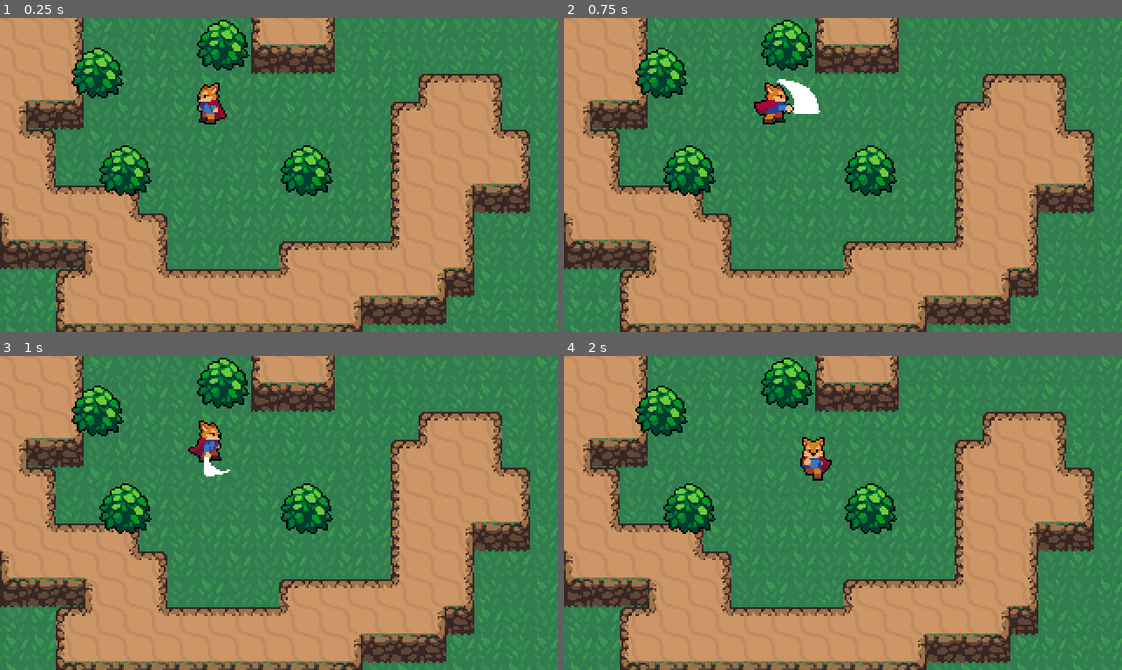
Above: before the commit, frames 1-4 (two rows, left to right).
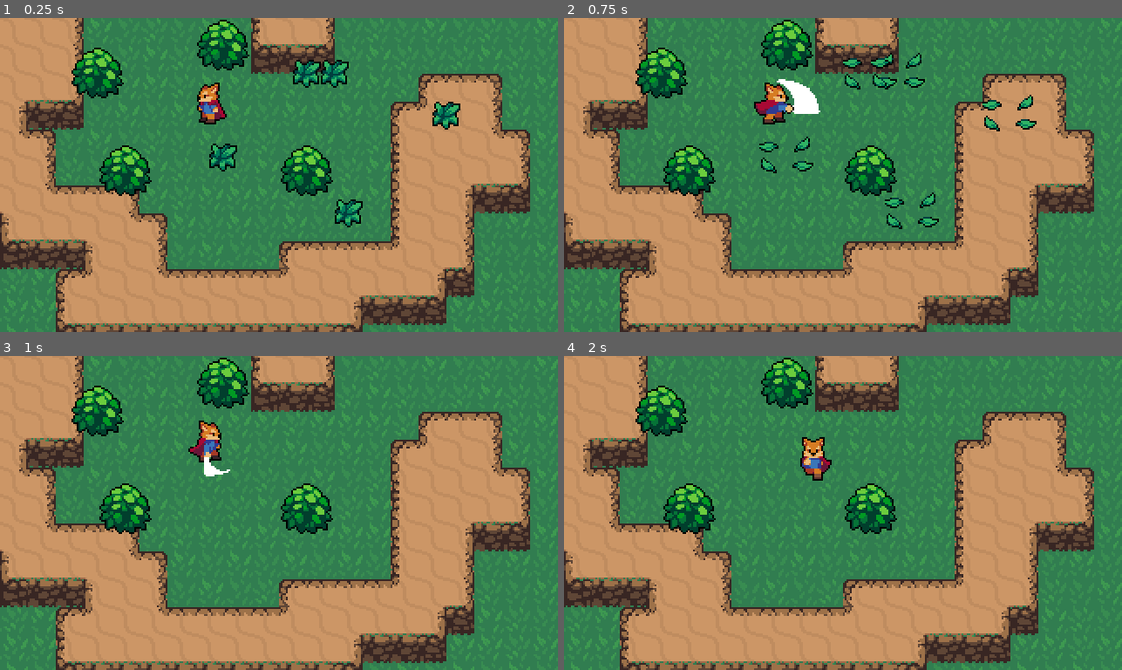
Above: after the commit, the same moments.

Repository: baifengxiao/myRPG
Game: Godot game, scene res://world.tscn
Same seed, same stepped clock (60 frames per second), same inputs: the game is played once before the commit and once after it.
Inputs:
- Up to frame 1 (0.25 s): no input
- Up to frame 2 (0.75 s): tap Enter at 0.5 s; hold Right (ui_right) from 0.53 s (still down); hold J (attack) from 0.53 s (still down)
- Up to frame 3 (1 s): keep holding Right (ui_right); keep holding J (attack)
- Up to frame 4 (2 s): release Right (ui_right) at 1.28 s; release J (attack) at 1.28 s; hold Down (ui_down) from 1.28 s (still down); tap J (attack) at 1.35 s

The runs differ from the first frame. In frame 1, 1.7% of the frame differs, in the area x 37-83%, y 13-67%; in frame 2, 1.6%; in frame 3, nothing differs; in frame 4, nothing differs.

Commit message:
添加草的动画，攻击播放草的摧毁特效

Diff:
--- /dev/null
+++ b/Effects/GrassEffect.gd
@@ -0,0 +1,11 @@
+extends Node2D
+
+@onready var animatedSprite = $AnimatedSprite2D
+
+# Called when the node enters the scene tree for the first time.
+func _ready():
+	animatedSprite.play("animate")
+
+
+func _on_animated_sprite_2d_animation_finished():
+	queue_free()
--- /dev/null
+++ b/Effects/grass_effect.tscn
@@ -0,0 +1,58 @@
+[gd_scene load_steps=9 format=3 uid="uid://crl4lrsv0qlla"]
+
+[ext_resource type="Texture2D" uid="uid://cvqglg0we3g7g" path="res://Effects/GrassEffect.png" id="1_iv813"]
+[ext_resource type="Script" path="res://Effects/GrassEffect.gd" id="2_7q7eh"]
+
+[sub_resource type="AtlasTexture" id="AtlasTexture_g6o6a"]
+atlas = ExtResource("1_iv813")
+region = Rect2(0, 0, 32, 32)
+
+[sub_resource type="AtlasTexture" id="AtlasTexture_37d62"]
+atlas = ExtResource("1_iv813")
+region = Rect2(32, 0, 32, 32)
+
+[sub_resource type="AtlasTexture" id="AtlasTexture_qv53j"]
+atlas = ExtResource("1_iv813")
+region = Rect2(64, 0, 32, 32)
+
+[sub_resource type="AtlasTexture" id="AtlasTexture_ky7wo"]
+atlas = ExtResource("1_iv813")
+region = Rect2(96, 0, 32, 32)
+
+[sub_resource type="AtlasTexture" id="AtlasTexture_twtuq"]
+atlas = ExtResource("1_iv813")
+region = Rect2(128, 0, 32, 32)
+
+[sub_resource type="SpriteFrames" id="SpriteFrames_kfgsp"]
+animations = [{
+"frames": [{
+"duration": 1.0,
+"texture": SubResource("AtlasTexture_g6o6a")
+}, {
+"duration": 1.0,
+"texture": SubResource("AtlasTexture_37d62")
+}, {
+"duration": 1.0,
+"texture": SubResource("AtlasTexture_qv53j")
+}, {
+"duration": 1.0,
+"texture": SubResource("AtlasTexture_ky7wo")
+}, {
+"duration": 1.0,
+"texture": SubResource("AtlasTexture_twtuq")
+}],
+"loop": false,
+"name": &"animate",
+"speed": 15.0
+}]
+
+[node name="GrassEffect" type="Node2D"]
+script = ExtResource("2_7q7eh")
+
+[node name="AnimatedSprite2D" type="AnimatedSprite2D" parent="."]
+sprite_frames = SubResource("SpriteFrames_kfgsp")
+animation = &"animate"
+centered = false
+offset = Vector2(-8, -8)
+
+[connection signal="animation_finished" from="AnimatedSprite2D" to="." method="_on_animated_sprite_2d_animation_finished"]
--- /dev/null
+++ b/World/Grass.gd
@@ -0,0 +1,11 @@
+extends Sprite2D
+
+func _process(delta):
+	if Input.is_action_pressed("attack"):
+
+		var GrassEffect = load("res://Effects/grass_effect.tscn")
+		var grassEffect = GrassEffect.instantiate()
+		var world=get_tree().current_scene
+		world.add_child(grassEffect)
+		grassEffect.global_position=global_position
+		queue_free()
--- /dev/null
+++ b/World/Grass.tscn
@@ -0,0 +1,12 @@
+[gd_scene load_steps=3 format=3 uid="uid://d1okp3hhr80uf"]
+
+[ext_resource type="Texture2D" uid="uid://b1p7ejwe0yynh" path="res://World/Grass.png" id="1_60wht"]
+[ext_resource type="Script" path="res://World/Grass.gd" id="2_me0a8"]
+
+[node name="Sprite2D2" type="Sprite2D"]
+position = Vector2(-88, 72)
+texture = ExtResource("1_60wht")
+centered = false
+offset = Vector2(-8, -8)
+script = ExtResource("2_me0a8")
+metadata/_edit_group_ = true
--- a/world.tscn
+++ b/world.tscn
@@ -1,10 +1,11 @@
-[gd_scene load_steps=10 format=3 uid="uid://bkrx5ab7gx0gk"]
+[gd_scene load_steps=11 format=3 uid="uid://bkrx5ab7gx0gk"]
 
 [ext_resource type="PackedScene" uid="uid://d3j5wmo2kkqq3" path="res://Player/player.tscn" id="2_3ujac"]
 [ext_resource type="PackedScene" uid="uid://c0csebpaqd52p" path="res://World/Bush.tscn" id="2_efjby"]
 [ext_resource type="Texture2D" uid="uid://dcjxb50xowtep" path="res://World/GrassBackground.png" id="3_a3rfa"]
 [ext_resource type="Texture2D" uid="uid://3e5ygakhp17c" path="res://World/DirtTileset.png" id="4_4r07o"]
 [ext_resource type="Texture2D" uid="uid://dkkbq8724hx6e" path="res://World/CliffTileset.png" id="5_iptyg"]
+[ext_resource type="PackedScene" uid="uid://d1okp3hhr80uf" path="res://World/Grass.tscn" id="7_5fha8"]
 
 [sub_resource type="TileSetAtlasSource" id="TileSetAtlasSource_30cwh"]
 texture = ExtResource("4_4r07o")
@@ -2393,7 +2394,7 @@
 position = Vector2(128, 16)
 metadata/_edit_group_ = true
 
-[node name="Sprite2D" type="Sprite2D" parent="."]
+[node name="Background" type="Sprite2D" parent="."]
 texture_repeat = 2
 texture = ExtResource("3_a3rfa")
 centered = false
@@ -2410,3 +2411,18 @@
 tile_set = SubResource("TileSet_wt8i8")
 format = 2
 layer_0/tile_data = PackedInt32Array(655363, 65536, 4, 655364, 655360, 4, 720900, 1114112, 7, 720899, 65536, 5, 720898, …(2617 unchanged characters)…
+
+[node name="Sprite2D2" parent="." instance=ExtResource("7_5fha8")]
+position = Vector2(248, 48)
+
+[node name="Sprite2D3" parent="." instance=ExtResource("7_5fha8")]
+position = Vector2(120, 72)
+
+[node name="Sprite2D4" parent="." instance=ExtResource("7_5fha8")]
+position = Vector2(168, 24)
+
+[node name="Sprite2D5" parent="." instance=ExtResource("7_5fha8")]
+position = Vector2(184, 24)
+
+[node name="Sprite2D6" parent="." instance=ExtResource("7_5fha8")]
+position = Vector2(192, 104)
